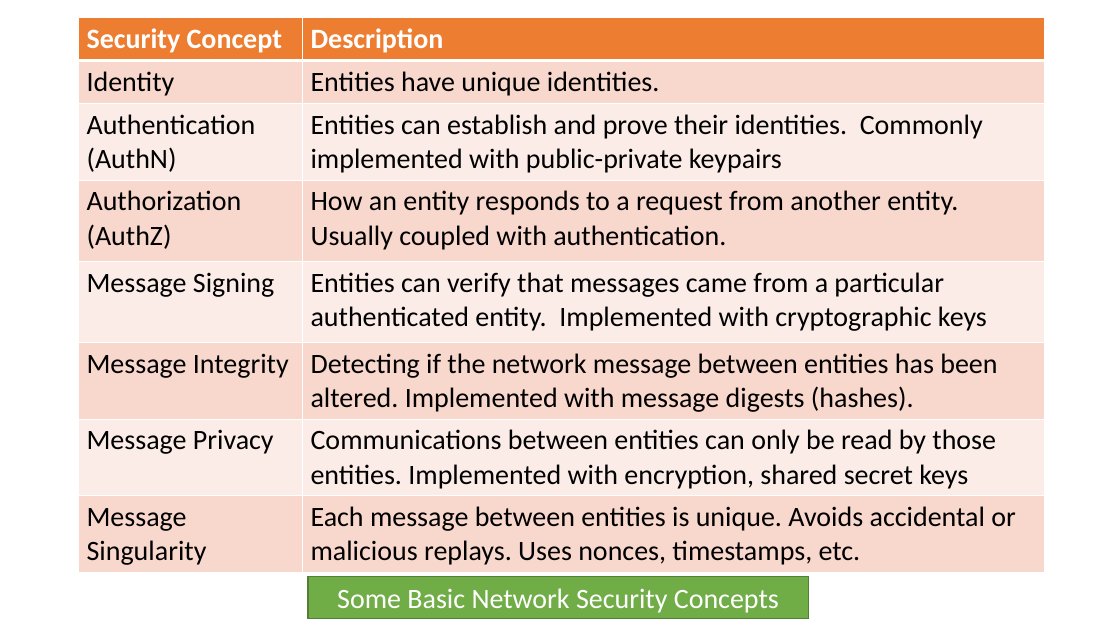
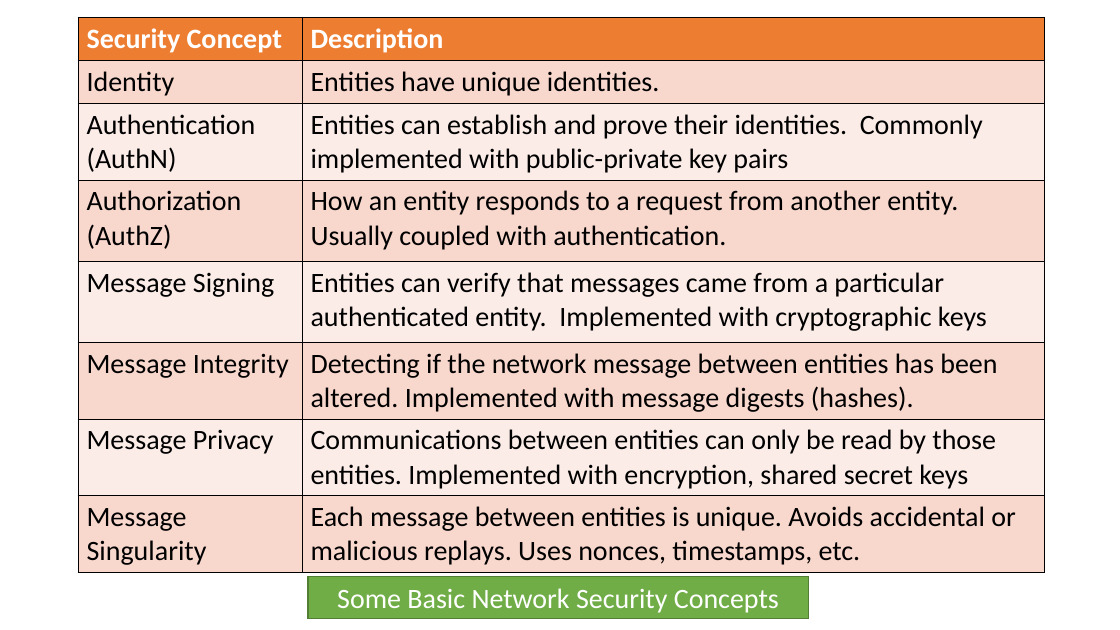
Before and after one commit to airavata-courses/airavata-courses.github.io, a slide deck: slide 11 of fall2017/slides/Fall2017-OAuth2-OIDC.pptx (slide 9 before the commit). Drawn at 1120x630 pixels with LibreOffice and Linux fonts; fonts in the diff are those of the drawing. Boxes give left, top, right and bottom in pixels: in the first picture for what was removed or moved away, otherwise in the second. Text is boxed around its words. In the diff, an @@ line names an element or a change of style, - is before the commit and + after.

```diff
--- a/fall2017/slides/Fall2017-OAuth2-OIDC.pptx
+++ b/fall2017/slides/Fall2017-OAuth2-OIDC.pptx
@@ table at bbox=[78, 18, 1044, 569] @@
-row 3, column 2: Entities can establish and prove their identities. Commonly implemented with public-private keypairs
+row 3, column 2: Entities can establish and prove their identities. Commonly implemented with public-private key pairs
@@ borders changed @@
```
Also in this commit, not shown: 15 other slides changed, 15 slides added, 1 slide removed, 2 other files.
